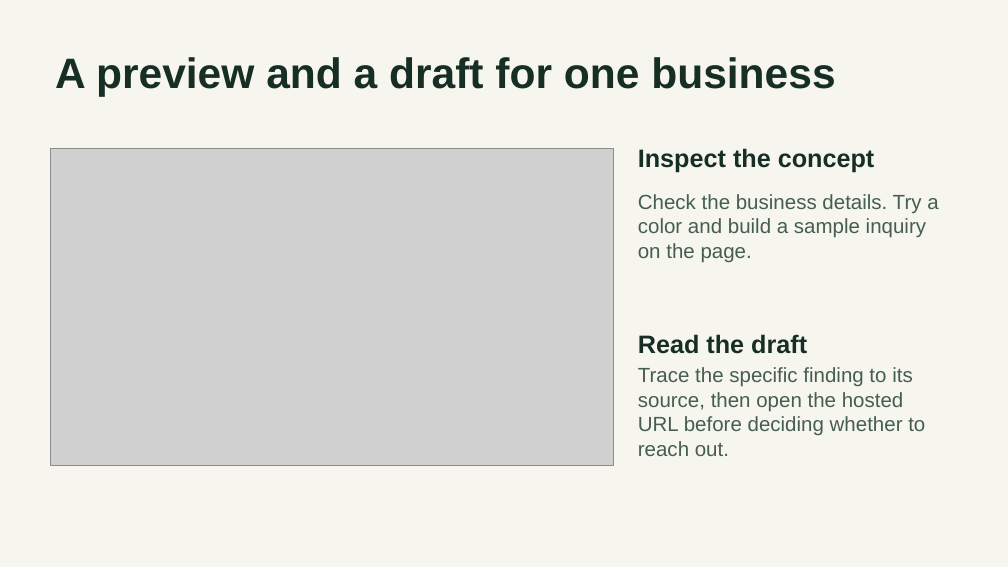
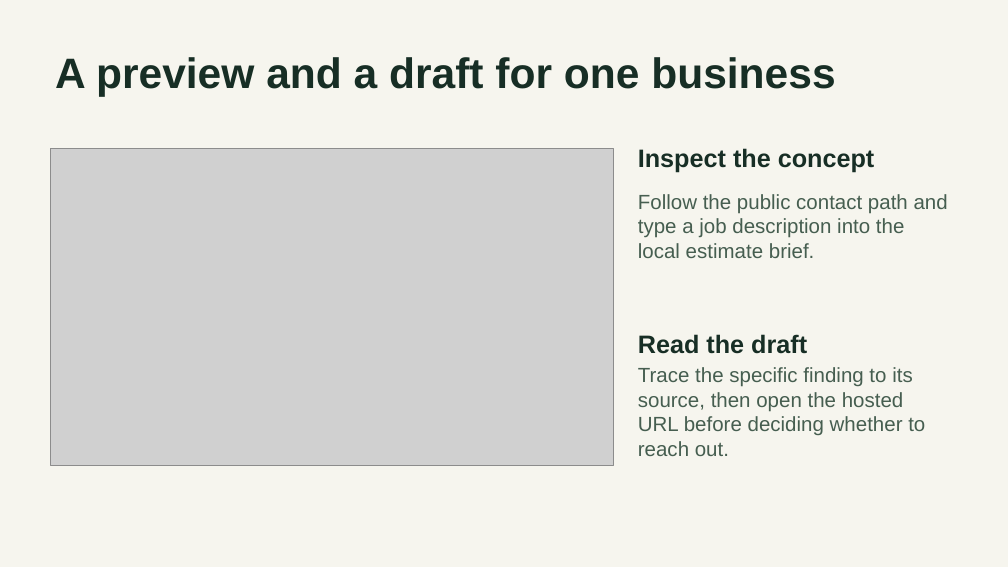
Before and after one commit to Abraham21/sitescout-capstone, a slide deck: slide 6 of submission/SiteScout Presentation.pptx. Drawn at 1008x567 pixels with LibreOffice and Linux fonts; fonts in the diff are those of the drawing; grey boxes stand for pictures. Boxes give left, top, right and bottom in pixels: in the first picture for what was removed or moved away, otherwise in the second. Text is boxed around its words. In the diff, an @@ line names an element or a change of style, - is before the commit and + after.

```diff
--- a/submission/SiteScout Presentation.pptx
+++ b/submission/SiteScout Presentation.pptx
@@ text at bbox=[638, 194, 948, 258]: text changed @@
-Check the business details. Try a color and build a sample inquiry on the page.
+Follow the public contact path and type a job description into the local estimate brief.
```
Also in this commit, not shown: 4 other slides changed, 1 slide added, 1 slide removed, 42 other files.
